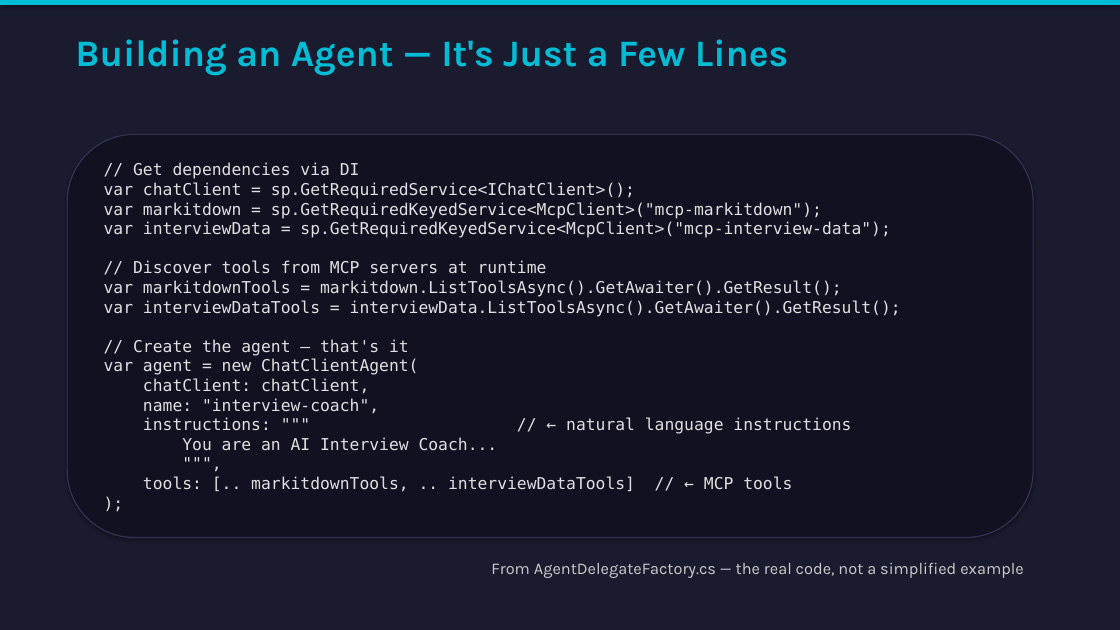
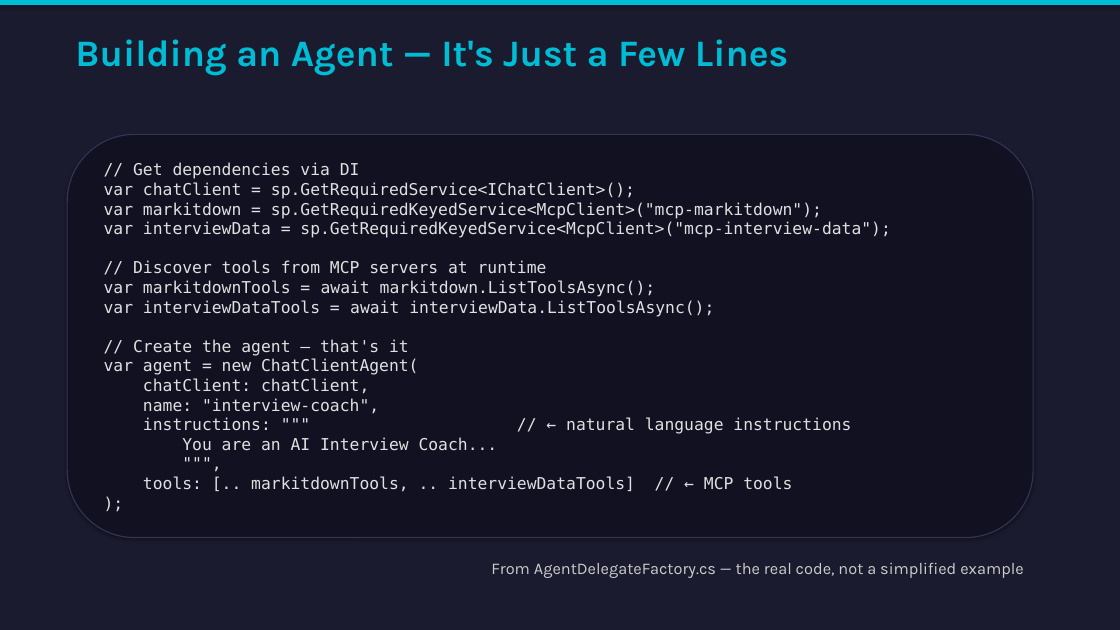
Before and after one commit to Azure-Samples/interview-coach-agent-framework, a slide deck: slide 11 of docs/presentation.pptx (slide 10 before the commit). Drawn at 1120x630 pixels with LibreOffice and Linux fonts; fonts in the diff are those of the drawing. Boxes give left, top, right and bottom in pixels: in the first picture for what was removed or moved away, otherwise in the second. Text is boxed around its words. In the diff, an @@ line names an element or a change of style, - is before the commit and + after.

```diff
--- a/docs/presentation.pptx
+++ b/docs/presentation.pptx
@@ text in rounded rectangle at (104,280,714,317): text changed @@
-var markitdownTools = markitdown.ListToolsAsync().GetAwaiter().GetResult();
-var interviewDataTools = interviewData.ListToolsAsync().GetAwaiter().GetResult();
+var markitdownTools = await markitdown.ListToolsAsync();
+var interviewDataTools = await interviewData.ListToolsAsync();
```
Also in this commit, not shown: 8 other slides changed, 1 slide added.
